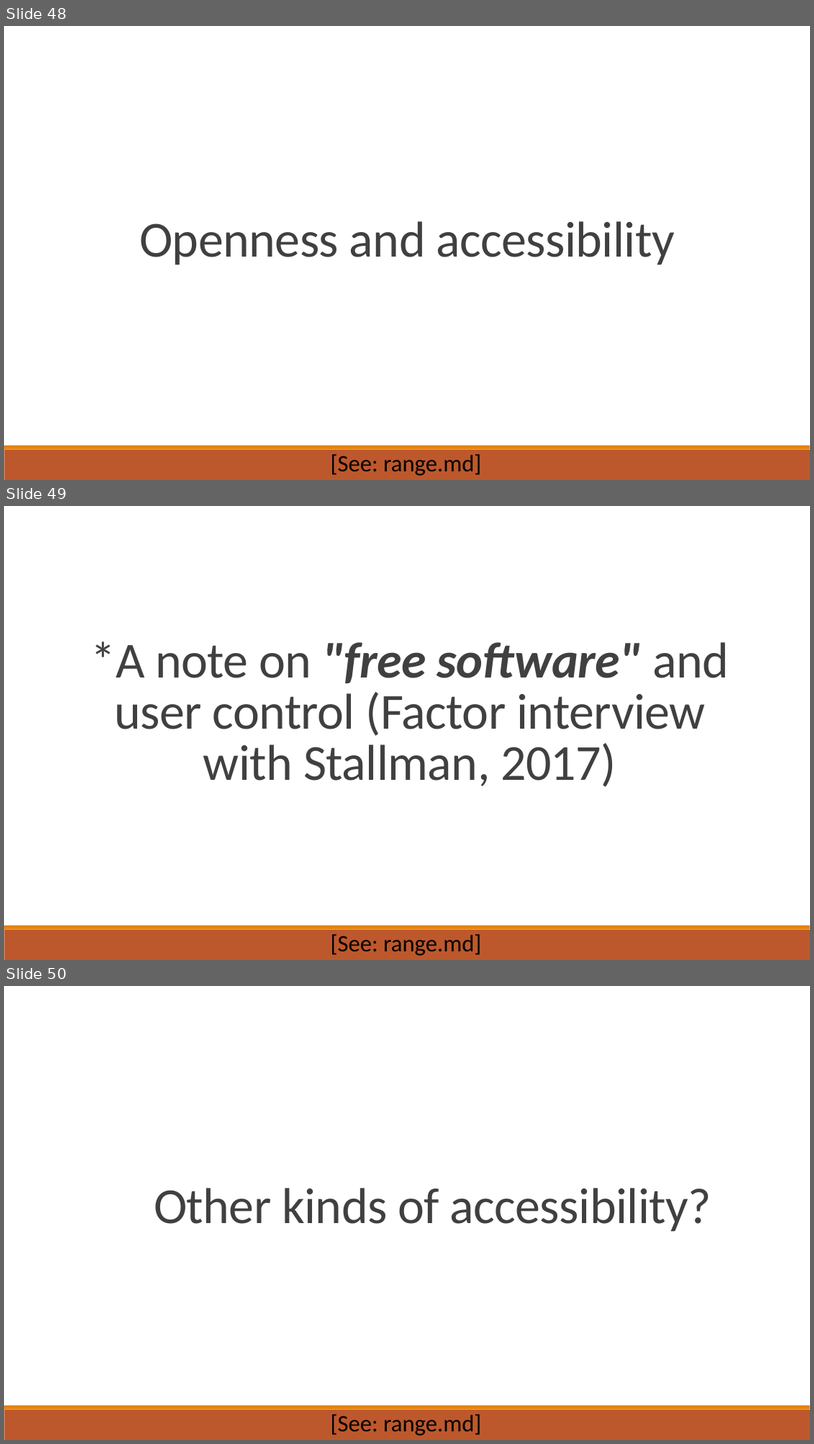
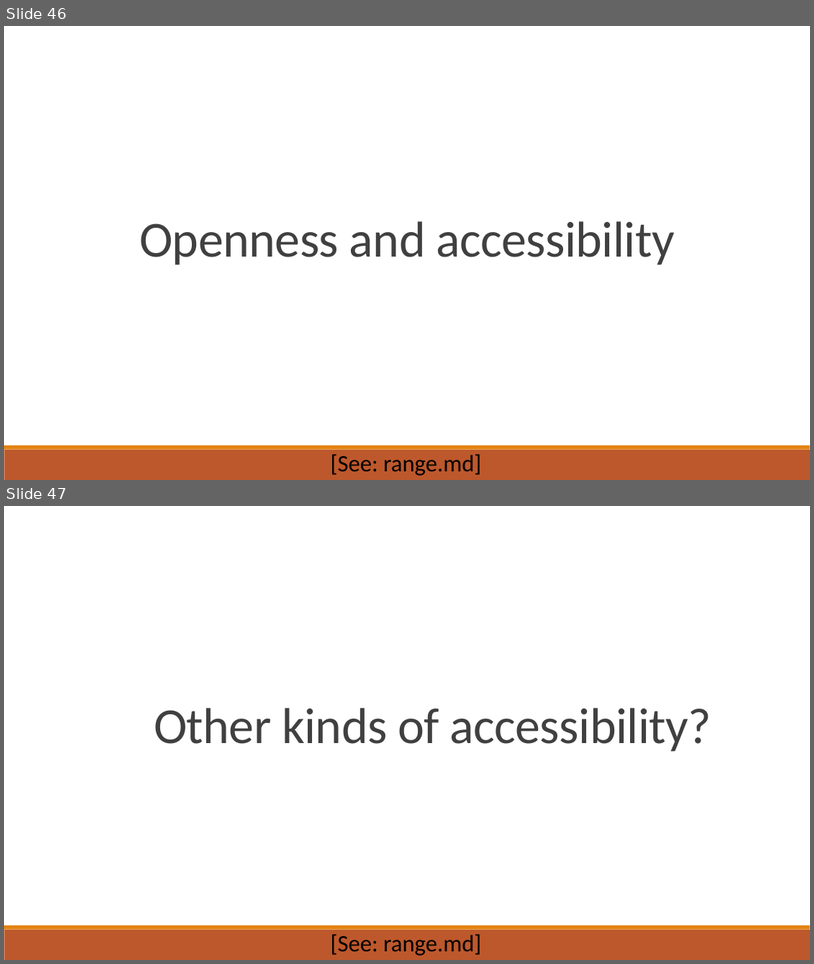
Before and after one commit to dhsouthbend/ethics, a slide deck: slides_ethics.pptx. Shown one above the other, each under a label of ours: slides 48, 49 and 50 before the commit, slides 46 and 47 after it. The pictures are 814x1444 and 814x964 pixels, drawn with LibreOffice and Linux fonts; fonts in the diff are those of the drawing. Boxes give left, top, right and bottom in pixels: in the first picture for what was removed or moved away, otherwise in the second. Text is boxed around its words. In the diff, an @@ line names an element or a change of style, - is before the commit and + after.

```diff
--- a/slides_ethics.pptx
+++ b/slides_ethics.pptx
@@ slide 49 removed at [4,506,810,960], background #FFFFFF; not listed: 2 template elements that a slide beside it also shows @@
@@ title removed at [91,641,729,787] @@
-*A note on "free software" and user control (Factor interview with Stallman, 2017)
@@ text removed at [331,934,481,955] @@
-[See: range.md]
@@ what was slide 48 is now slide 46 @@
@@ what was slide 50 is now slide 47 @@
```
Also in this commit, not shown: 13 slides changed, 2 slides added, 4 other slides removed, 1 other file.
